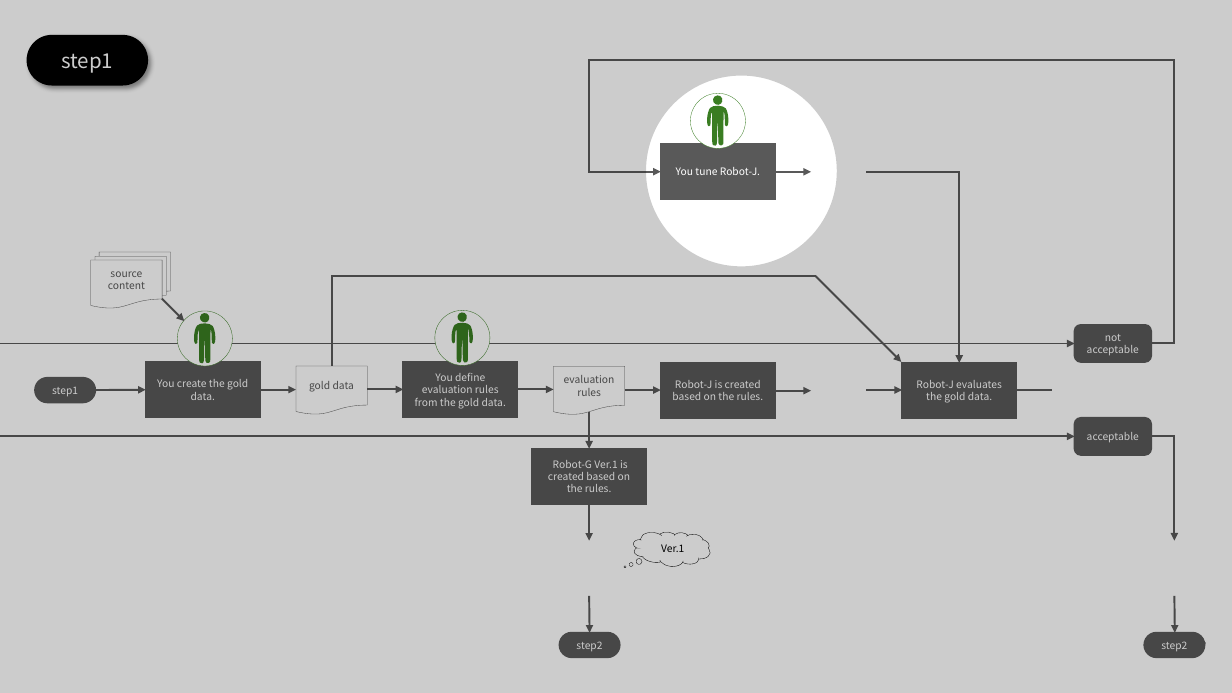
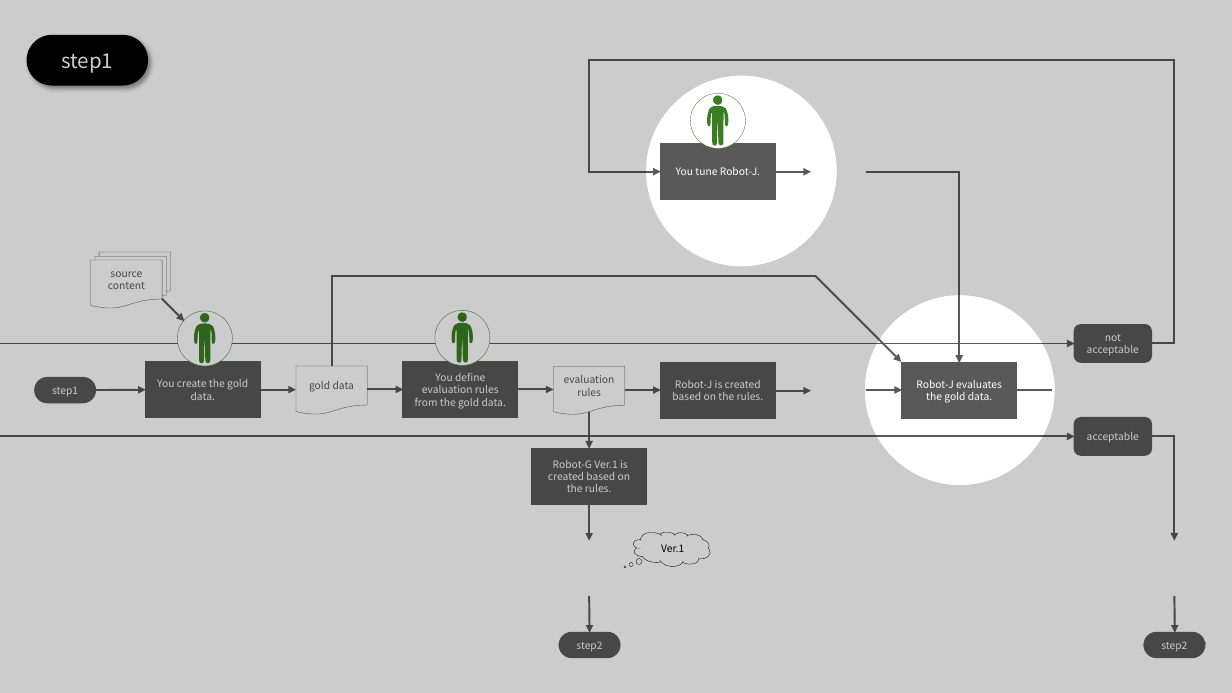
Before and after one commit to nakayama-kazuki/202x, a slide deck: slide 9 of tools/llm-as-a-judge/readme.pptx. Drawn at 1232x693 pixels with LibreOffice and Linux fonts; fonts in the diff are those of the drawing; background and template pictures are left out. Boxes give left, top, right and bottom in pixels: in the first picture for what was removed or moved away, otherwise in the second. Text is boxed around its words. In the diff, an @@ line names an element or a change of style, - is before the commit and + after.

Commit message:
fixed

```diff
--- a/tools/llm-as-a-judge/readme.pptx
+++ b/tools/llm-as-a-judge/readme.pptx
@@ freeform shape at box(0, 0, 1232, 693): outline redrawn @@
```
